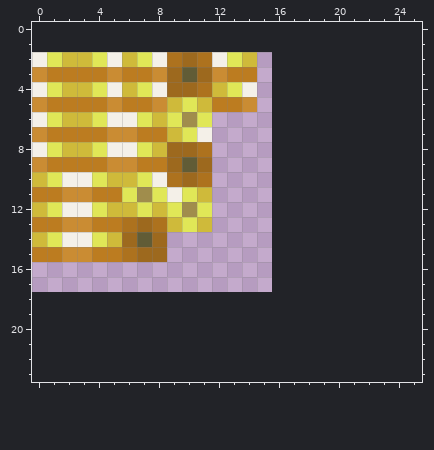
Pixel-art sprite -- src/RP/textures/blocks/coin_piles/coin_pile_2.texture.png. Above, as it was before the edit.
The file is 16x16 pixels. Shown: x 0..25, y 0..23. The old version is drawn lined up with the new one, on the new canvas.
The result:
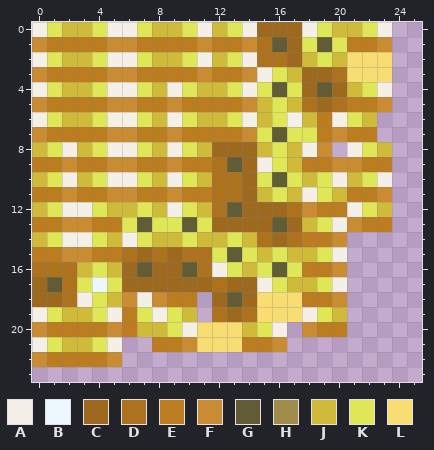
Palette (. is transparent): A #f4f0e8  B #ecf8fd  C #9d691e  D #ad721e  E #bc7c20  F #ca8c33  G #615c36  H #a08d4c  J #cfba3a  K #e0e757  L #f8dd72
The exact change:
canvas 16x16 -> 32x32, the old top-left corner now at 0,2
Changed rows in their new state; - is an unchanged pixel.
first column x 0:
 0 AKJJKAAKJJKAJKACCCAKJJKA
 1 FEEEEFFEEEEFEEFDGCKGKEEF
 2 ------A-JJKAJ-ADDCJKJLLL
 3 ------F-EEEFE-FAKJCCDLLL
 4 ------A-JAKJ---KGKCGCJKA
 5 ------F-EFEE---JKJDCDEEF
 6 ---------AKJJKAJKAJEAKJ-
 7 ---------FEEEEFKGKKEFEE-
 8 J-A------AKJCCCJKJAF-AKJ
 9 E-F------FEEDGCAKJEEFFEE
10 ---J-AA-JAKJDDCKGKJKAJKA
11 ---E-FFEEFEEDDCJKJAKJEEF
12 ---------AKJDGCCCDFEEAKJ
13 ------KGKKGKCCCCGCJKAFEE
14 ------AKJJKJJKJDCDEEF---
15 --------DCDDKGKJKJJKA---
16 DDDJKJCGCCGDAKJKGKEEF---
17 CGDKBKCCCCCCDCCAKJJKA---
18 CCDAKJFAFEE-CGCLLLEEF---
19 AKJJKAEKAKJ-DCDLLLAKJ---
20 FEEEEFEJJKALLLJKA-FEE---
21 AKJJKA--EEFLLLEEF-------
22 FEEEEF------------------
Where, in picture pixels (left, top, right, bottom), the same in both pictures:
changed: (32, 22, 392, 367)
